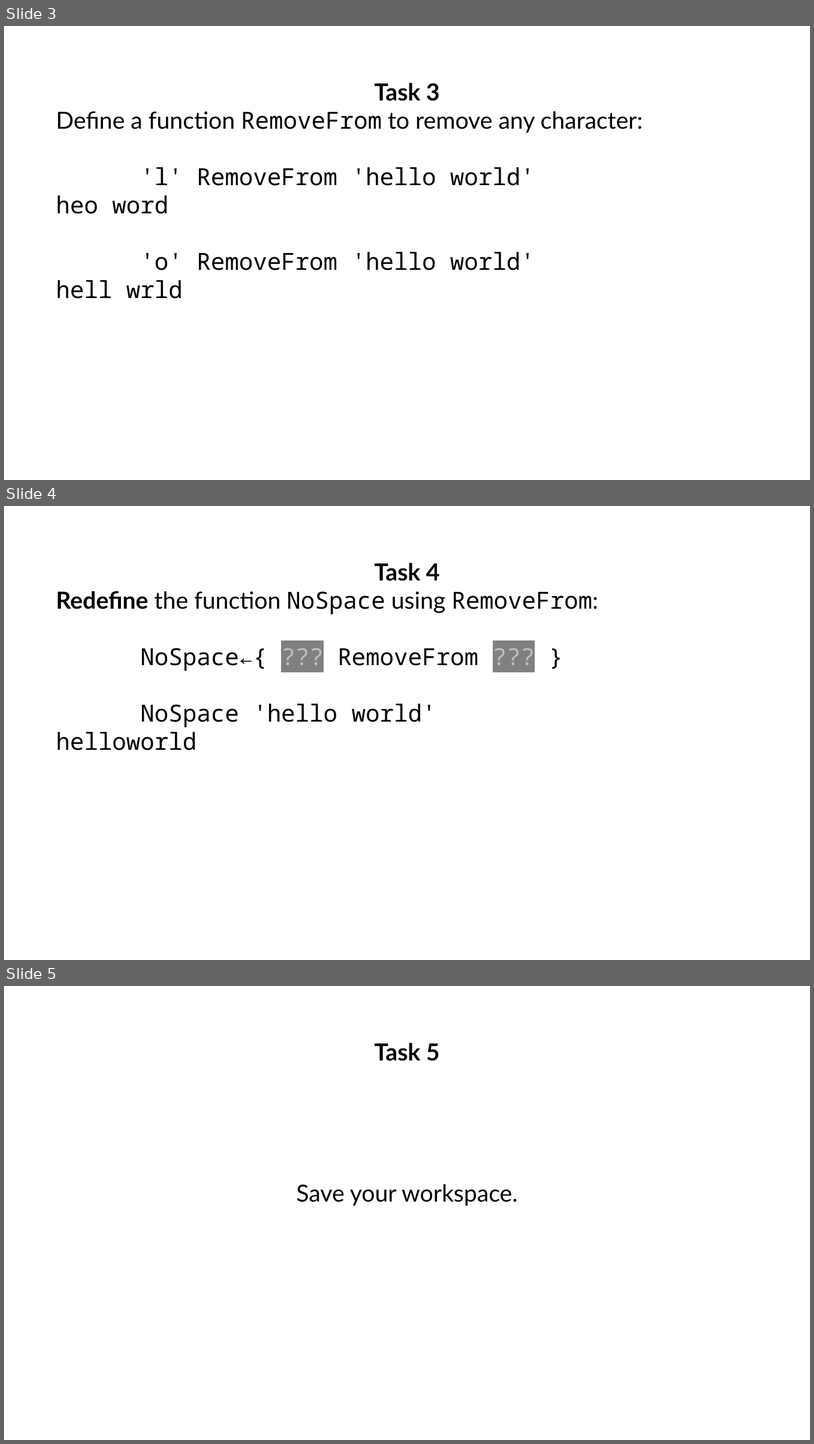
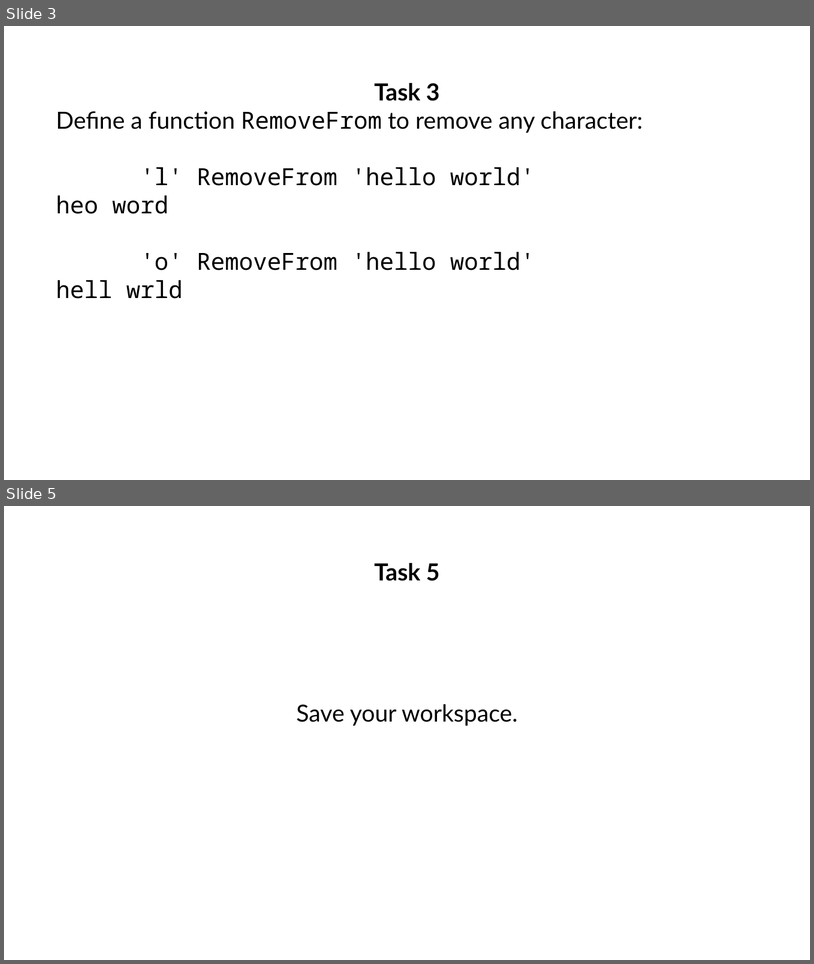
Before and after one commit to abrudz/tasks, a slide deck: tasks4.pptx. Shown one above the other, each under a label of ours: slides 3, 4 and 5 before the commit, slides 3 and 5 after it; the slides between them are not shown. The pictures are 814x1444 and 814x964 pixels, drawn with LibreOffice and Linux fonts; fonts in the diff are those of the drawing. Boxes give left, top, right and bottom in pixels: in the first picture for what was removed or moved away, otherwise in the second. Text is boxed around its words. In the diff, an @@ line names an element or a change of style, - is before the commit and + after.

```diff
--- a/tasks4.pptx
+++ b/tasks4.pptx
@@ slide 4 removed at bbox=[4, 506, 810, 960], background #FFFFFF @@
@@ text removed at bbox=[56, 563, 599, 750] @@
-Task 4
-Redefine the function NoSpace using RemoveFrom:
-NoSpace←{ ??? RemoveFrom ??? }
-NoSpace 'hello world'
-helloworld
```
Also in this commit, not shown: 2 slides added, 1 other slide removed, 8 other files.
